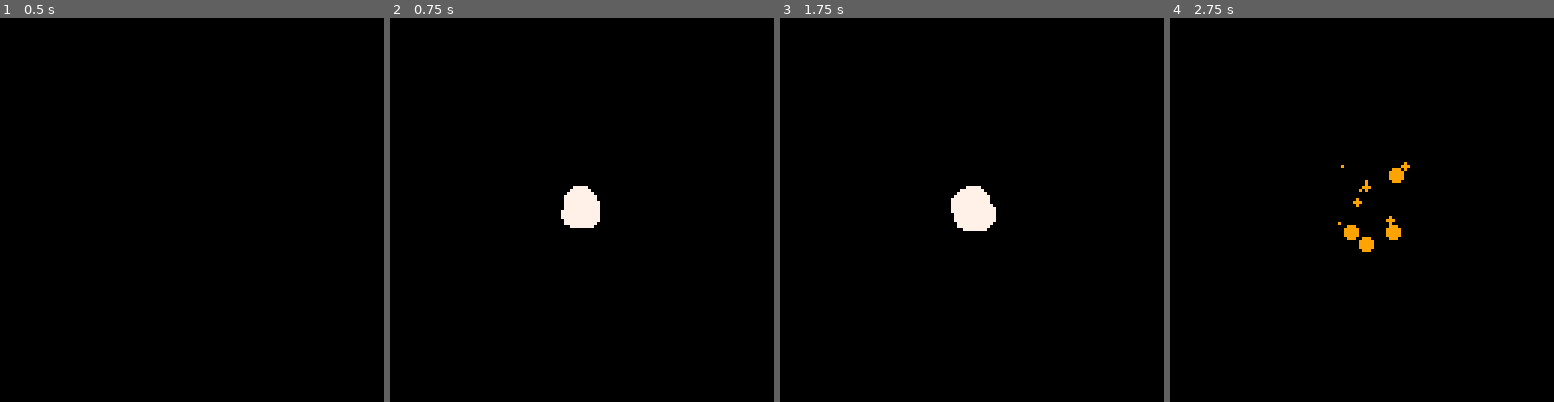
Above: before the commit, frames 1-4 (left to right).
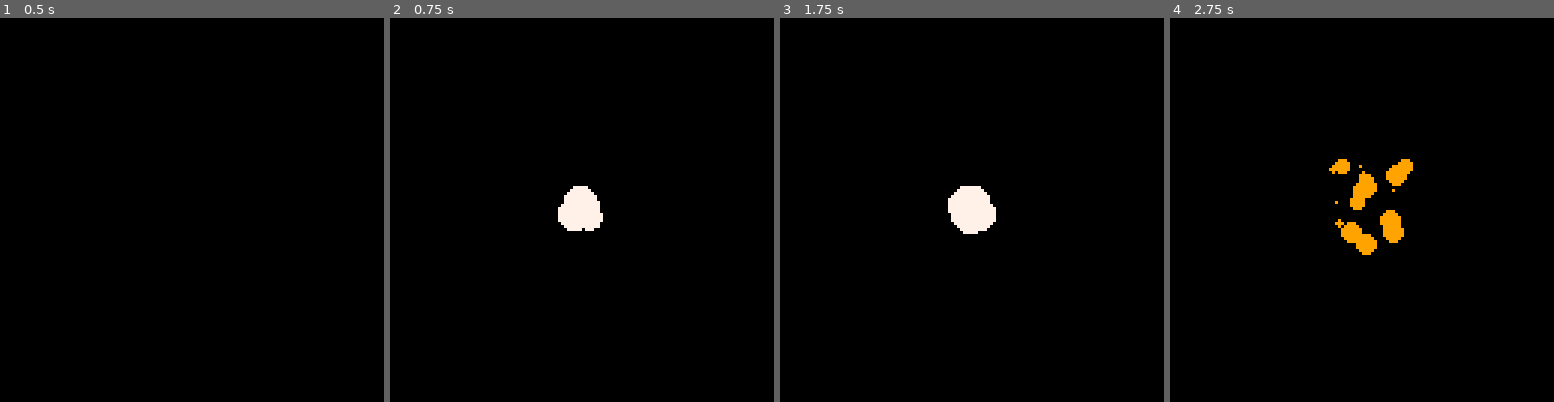
Above: after the commit, the same moments.

Repository: 4brn/Customs
Game: PICO-8 cartridge src/game.p8
Same seed, same stepped clock (60 frames per second), same inputs: the game is played once before the commit and once after it.
Inputs:
- Up to frame 1 (0.5 s): no input
- Up to frame 2 (0.75 s): tap O (Z key) at 0.7 s
- Up to frame 3 (1.75 s): tap O (Z key) at 1.7 s
- Up to frame 4 (2.75 s): tap O (Z key) at 2.1, 2.5 s

Frame 1 is identical in both runs. In frame 2, 0.2% of the frame differs, in the area x 43-56%, y 48-56%; in frame 3, 0.1%; in frame 4, 1.1%, in the area x 41-64%, y 36-62%.

Commit message:
Fix explosion infinite loop

Diff:
--- a/src/explosion.lua
+++ b/src/explosion.lua
@@ -4,7 +4,7 @@
 end
 
 function add_explosion(x, y)
-    for particle = 0, 20 do
+    for i = 0, 20 do
         add(
             explosion, {
                 x = x,
@@ -16,17 +16,19 @@
             }
         )
     end
-    sfx(rnd(3))
+    sfx(0)
 end
 
 function update_explosion()
     for particle in all(explosion) do
         particle.x = particle.x + particle.dx
         particle.y = particle.y + particle.dy
-        particle.scale = particle.scale - 0.3
+        particle.scale = particle.scale - 0.2
         particle.life = particle.life - 0.2
         particle.color = colors[flr(particle.life)]
-        if particle.life <= 0 then del(explosions, particle) end
+        if particle.life <= 0 then
+            del(explosion, particle)
+        end
     end
 end
 
--- a/src/main.lua
+++ b/src/main.lua
@@ -3,13 +3,12 @@
 end
 
 function _update60()
-    if btnp(4) then add_explosion(64, 64) end
+    if btnp(4) then add_explosion(64,64) end
 
     update_explosion()
 end
 
 function _draw()
     cls()
-
     draw_explosion()
 end
Not shown, changed: the sound effects (__sfx__) section of src/game.p8
